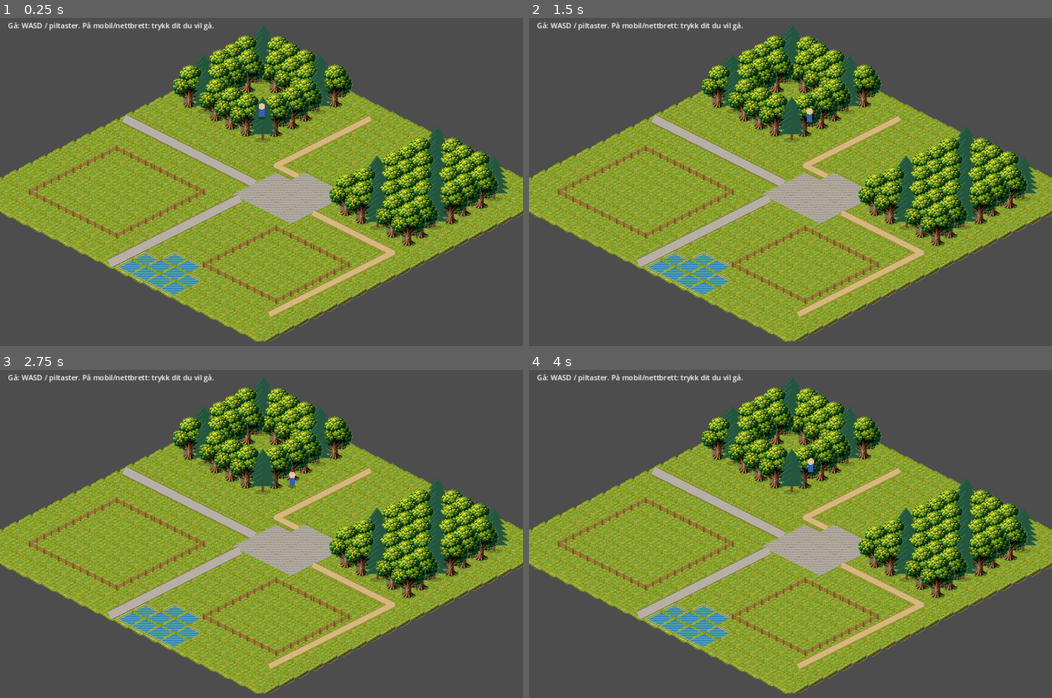
Above: before the commit, frames 1-4 (two rows, left to right).
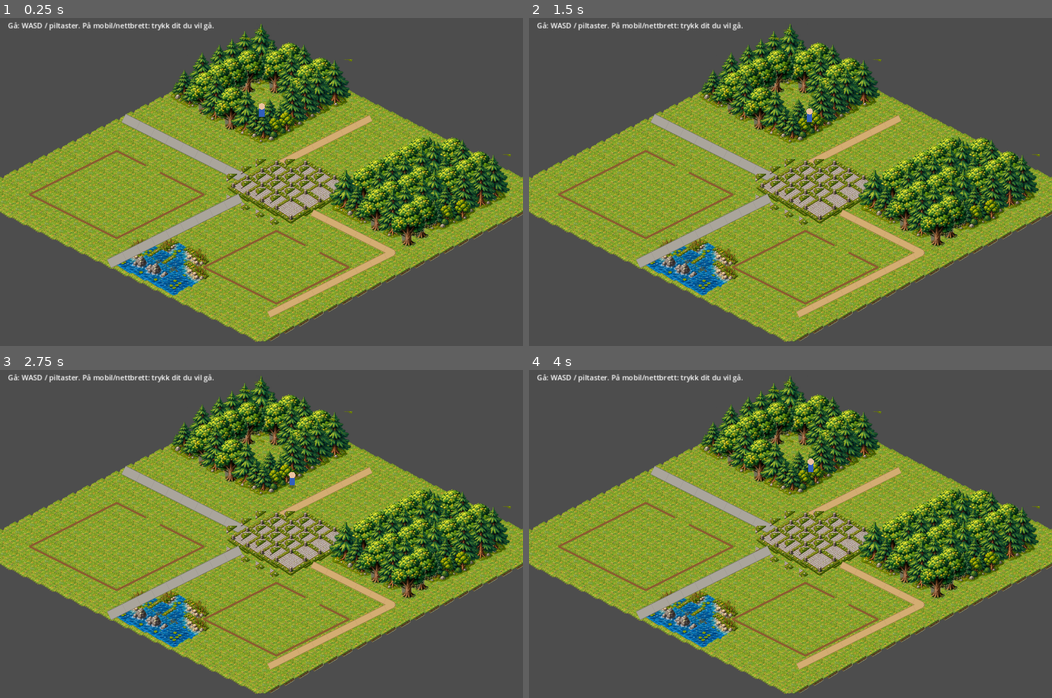
Above: after the commit, the same moments.

Repository: hkolberg/lille-gaardsliv
Game: Godot game, scene res://main.tscn
The game is run twice, just before and just after one commit, with the same random seed, the same clock (stepped at 60 frames per second) and the same inputs.
Inputs (mouse positions are in pixels of both pictures, inside the frame that each line leads up to):
- Up to frame 1 (0.25 s): no input
- Up to frame 2 (1.5 s): tap Enter at 0.5 s; move the mouse to (905, 175) at 0.52 s; hold D (move_right) 0.53-1.28 s; click (905, 175) at 0.67 s; move the mouse to (685, 208) at 1.27 s; hold S (move_down) from 1.28 s (still down)
- Up to frame 3 (2.75 s): tap Space at 2 s; move the mouse to (313, 468) at 2.02 s; release S (move_down) at 2.03 s; hold D (move_right) from 2.03 s (still down)
- Up to frame 4 (4 s): tap Enter at 2.75 s; move the mouse to (764, 612) at 2.77 s; release D (move_right) at 2.78 s; hold W (move_up) 2.78-3.53 s; click (764, 612) at 2.92 s; tap Space at 3.5 s; move the mouse to (947, 596) at 3.52 s; hold A (move_left) from 3.53 s (still down)

The runs differ from the first frame. In frame 1, 15% of the frame differs, in the area x 5-98%, y 1-92%; in frame 2, 15%; in frame 3, 15%; in frame 4, 15%.

Commit message:
Integrate validated Gårdsspillet v3 visuals

Diff:
--- a/godot/main.gd
+++ b/godot/main.gd
@@ -10,6 +10,7 @@
 const WALK_SPEED := 110.0
 const ASSET_ROOT_V1 := "res://gaardsliv_assets_v1/"
 const ASSET_ROOT_V2 := "res://gaardsliv_assets_v2/"
+const ASSET_ROOT_V3 := "res://gaardsliv_assets_v3/"
 const TILE_TEXTURE_ORIGIN := Vector2(48.0, 52.0)
 const PROP_TEXTURE_ORIGIN := Vector2(48.0, 108.0)
 
@@ -49,35 +50,35 @@
 	InputMap.action_add_event(action, e)
 
 func _load_asset_textures() -> void:
-	# v1 remains the source for assets that v2 did not replace.
+	# v1 remains the source for base grass and oak.
 	asset_textures = {
 		"grass": load(ASSET_ROOT_V1 + "terrain/terrain_grass.png"),
 		"tree_oak": load(ASSET_ROOT_V1 + "props/tree_oak.png"),
 
-		# v2 repair assets.
-		"tree_pine": load(ASSET_ROOT_V2 + "props/tree_pine.png"),
-		"plaza_cobble": load(ASSET_ROOT_V2 + "roads/cobblestone/plaza_cobble_flat.png")
+		# v3 visual replacement assets.
+		"tree_pine": load(ASSET_ROOT_V3 + "props/tree_pine.png"),
+		"tree_pine_large_a": load(ASSET_ROOT_V3 + "props/tree_pine_large_a.png"),
+		"tree_pine_medium_a": load(ASSET_ROOT_V3 + "props/tree_pine_medium_a.png"),
+		"tree_pine_small_a": load(ASSET_ROOT_V3 + "props/tree_pine_small_a.png"),
+		"forest_cluster_a": load(ASSET_ROOT_V3 + "props/forest_cluster_a.png"),
+		"forest_cluster_b": load(ASSET_ROOT_V3 + "props/forest_cluster_b.png"),
+		"plaza_cobble_v3": load(ASSET_ROOT_V3 + "plazas/plaza_cobble.png"),
+		"water_center_v3": load(ASSET_ROOT_V3 + "water/water_center.png"),
+		"water_reeds_n_v3": load(ASSET_ROOT_V3 + "water/water_reeds_n.png"),
+		"water_reeds_w_v3": load(ASSET_ROOT_V3 + "water/water_reeds_w.png"),
+		"water_shore_ne_v3": load(ASSET_ROOT_V3 + "water/water_shore_ne.png"),
+		"water_shore_sw_v3": load(ASSET_ROOT_V3 + "water/water_shore_sw.png"),
+		"water_rock_v3": load(ASSET_ROOT_V3 + "water/water_rock.png"),
+		"water_rock_reeds_v3": load(ASSET_ROOT_V3 + "water/water_rock_reeds.png")
 	}
 
+	# Keep v2 textures loaded only as emergency fallback during v3 validation.
 	for prefix in ["cobble", "gravel"]:
 		var folder := "cobblestone" if prefix == "cobble" else "gravel"
 		for suffix in ["ns", "ew", "ne", "nw", "se", "sw", "t_n", "t_e", "t_s", "t_w", "cross"]:
-			asset_textures["road_%s_%s" % [prefix, suffix]] = load(
+			asset_textures["road_%s_%s_v2" % [prefix, suffix]] = load(
 				ASSET_ROOT_V2 + "roads/%s/road_%s_%s.png" % [folder, prefix, suffix]
 			)
-
-	for suffix in ["center", "n", "e", "s", "w", "ne", "nw", "se", "sw", "rock", "reeds"]:
-		asset_textures["water_%s" % suffix] = load(
-			ASSET_ROOT_V2 + "water/water_%s.png" % suffix
-		)
-
-	for suffix in ["n", "e", "s", "w"]:
-		asset_textures["fence_%s" % suffix] = load(
-			ASSET_ROOT_V2 + "fences/fence_%s.png" % suffix
-		)
-		asset_textures["gate_%s" % suffix] = load(
-			ASSET_ROOT_V2 + "gates/gate_%s.png" % suffix
-		)
 
 func _build_world() -> void:
 	tiles.clear()
@@ -336,35 +337,44 @@
 	return x >= 0 and y >= 0 and x < GRID_W and y < GRID_H and tiles[y][x].category == "water"
 
 func _water_texture_key(x: int, y: int) -> String:
-	# Build a mask of LAND edges in game-grid directions.
-	var land_mask := 0
-	if not _is_water(x, y - 1): land_mask |= Dir.N
-	if not _is_water(x + 1, y): land_mask |= Dir.E
-	if not _is_water(x, y + 1): land_mask |= Dir.S
-	if not _is_water(x - 1, y): land_mask |= Dir.W
-
-	# v2 filenames use sprite-diamond directions, rotated relative to grid dirs.
-	var asset_mask := _grid_mask_to_asset_mask(land_mask)
-	match asset_mask:
-		0: return "water_center"
-		Dir.N: return "water_n"
-		Dir.E: return "water_e"
-		Dir.S: return "water_s"
-		Dir.W: return "water_w"
-		Dir.N | Dir.E: return "water_ne"
-		Dir.N | Dir.W: return "water_nw"
-		Dir.S | Dir.E: return "water_se"
-		Dir.S | Dir.W: return "water_sw"
-	# Opposite edges / narrow tips do not yet have dedicated v2 sprites.
-	return "water_center"
+	var north_land := not _is_water(x, y - 1)
+	var east_land := not _is_water(x + 1, y)
+	var south_land := not _is_water(x, y + 1)
+	var west_land := not _is_water(x - 1, y)
+
+	# v3 currently contains a selected set of shoreline illustrations.
+	# Use the closest matching visual variant and fall back to centre water.
+	if north_land and east_land:
+		return "water_shore_ne_v3"
+	if south_land and west_land:
+		return "water_shore_sw_v3"
+	if north_land:
+		return "water_reeds_n_v3"
+	if west_land:
+		return "water_reeds_w_v3"
+	if east_land and south_land:
+		return "water_rock_reeds_v3"
+	if east_land or south_land:
+		return "water_rock_v3"
+	return "water_center_v3"
 
 func _draw_forest_prop(x: int, y: int) -> void:
 	var c := _iso(x, y)
-	var key := "tree_pine" if ((x * 3 + y * 5) % 4 == 0) else "tree_oak"
+	var selector := (x * 7 + y * 11) % 12
+	var key := "tree_oak"
+	if selector == 0:
+		key = "forest_cluster_a"
+	elif selector == 1:
+		key = "forest_cluster_b"
+	elif selector in [2, 3]:
+		key = "tree_pine_large_a"
+	elif selector in [4, 5]:
+		key = "tree_pine_medium_a"
+	elif selector == 6:
+		key = "tree_pine_small_a"
+
 	var texture: Texture2D = asset_textures.get(key)
 	if texture != null:
-		# Small deterministic offset avoids a rigid plantation look while
-		# keeping the tree foot inside its logical tile.
 		var offset := Vector2(float(((x + y * 2) % 5) - 2) * 2.0, float(((x * 2 + y) % 3) - 1))
 		draw_texture(texture, c + offset - PROP_TEXTURE_ORIGIN)
 
@@ -397,22 +407,14 @@
 	var c := _iso(x, y)
 
 	if tile.surface == "cobblestone_square":
-		_draw_asset(asset_textures.get("plaza_cobble"), c)
+		_draw_asset(asset_textures.get("plaza_cobble_v3"), c)
 		return
 
-	var prefix := "gravel" if tile.surface == "gravel" else "cobble"
-	var asset_mask := _grid_mask_to_asset_mask(tile.connections)
-	var suffix := _road_suffix(asset_mask)
-	var texture: Texture2D = asset_textures.get("road_%s_%s" % [prefix, suffix])
-
-	if texture != null:
-		_draw_asset(texture, c)
+	# Keep exact grid geometry until the v3 road crop directions are visually verified.
+	if tile.surface == "gravel":
+		_draw_grid_road(c, tile.connections, 12.0, Color("#d4ad72"), Color("#a47c4e"))
 	else:
-		# Geometry fallback only if a v2 variant is missing.
-		if tile.surface == "gravel":
-			_draw_grid_road(c, tile.connections, 12.0, Color("#d4ad72"), Color("#a47c4e"))
-		else:
-			_draw_grid_road(c, tile.connections, 18.0, Color("#aaa59c"), Color("#77736e"))
+		_draw_grid_road(c, tile.connections, 18.0, Color("#aaa59c"), Color("#77736e"))
 
 func _draw_grid_road(c: Vector2, mask: int, width: float, fill: Color, edge: Color) -> void:
 	# Dark outer stroke then lighter surface gives a readable road edge
